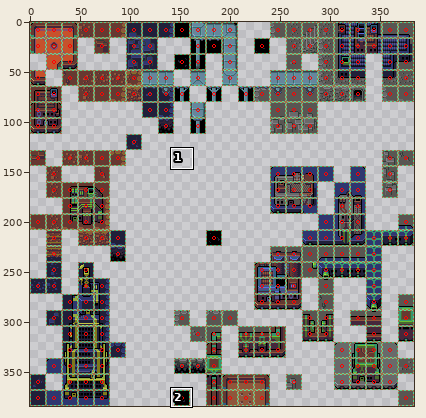
Edited in one commit: sprite sheet (deduplicate/spright-keep-0.png). Above, an overview of the earlier version with the close-up marked.
Close-up. First the earlier version:
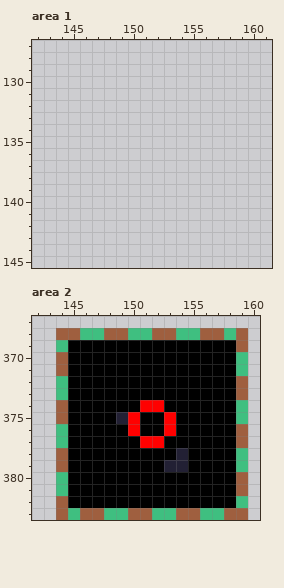
The file is 384x384 pixels. Colours within 5 levels of each other are drawn and written as one. Shown: area 1: x 142..161, y 127..145; area 2: x 142..160, y 367..383. The commit also changed other parts of the picture, which this record leaves out.
After the commit:
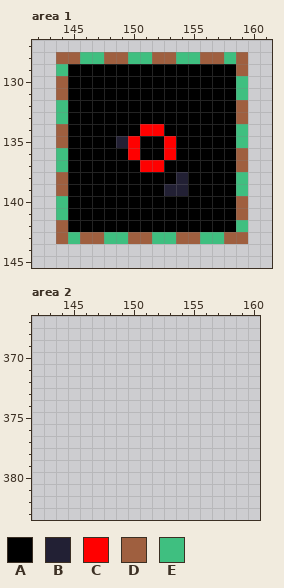
Palette (. is transparent): A #000000  B #222034  C #ff0000  D #9f5f3f  E #3fbf80
Diff:
Area 1:
y 128: x 144..159 ................ -> DDEEDDEEDDEEDDED
y 129: x 144..159 ................ -> EAAAAAAAAAAAAAAD
y 130..131: x 144..159 ................ -> DAAAAAAAAAAAAAAE
y 132..133: x 144..159 ................ -> EAAAAAAAAAAAAAAD
y 134: x 144..159 ................ -> DAAAAAACCAAAAAAE
y 135: x 144..159 ................ -> DAAAABCAACAAAAAE
y 136: x 144..159 ................ -> EAAAAACAACAAAAAD
y 137: x 144..159 ................ -> EAAAAAACCAAAAAAD
y 138: x 144..159 ................ -> DAAAAAAAAABAAAAE
y 139: x 144..159 ................ -> DAAAAAAAABBAAAAE
y 140..141: x 144..159 ................ -> EAAAAAAAAAAAAAAD
y 142: x 144..159 ................ -> DAAAAAAAAAAAAAAE
y 143: x 144..159 ................ -> DEDDEEDDEEDDEEDD
Area 2:
y 368: x 144..159 DDEEDDEEDDEEDDED -> ................
y 369: x 144..159 EAAAAAAAAAAAAAAD -> ................
y 370..371: x 144..159 DAAAAAAAAAAAAAAE -> ................
y 372..373: x 144..159 EAAAAAAAAAAAAAAD -> ................
y 374: x 144..159 DAAAAAACCAAAAAAE -> ................
y 375: x 144..159 DAAAABCAACAAAAAE -> ................
y 376: x 144..159 EAAAAACAACAAAAAD -> ................
y 377: x 144..159 EAAAAAACCAAAAAAD -> ................
y 378: x 144..159 DAAAAAAAAABAAAAE -> ................
y 379: x 144..159 DAAAAAAAABBAAAAE -> ................
y 380..381: x 144..159 EAAAAAAAAAAAAAAD -> ................
y 382: x 144..159 DAAAAAAAAAAAAAAE -> ................
y 383: x 144..159 DEDDEEDDEEDDEEDD -> ................
Boxes around the changes in both close-ups, in picture pixels (x1, y1, x2, y2):
added: (56, 52, 248, 244)
erased: (56, 328, 248, 520)
